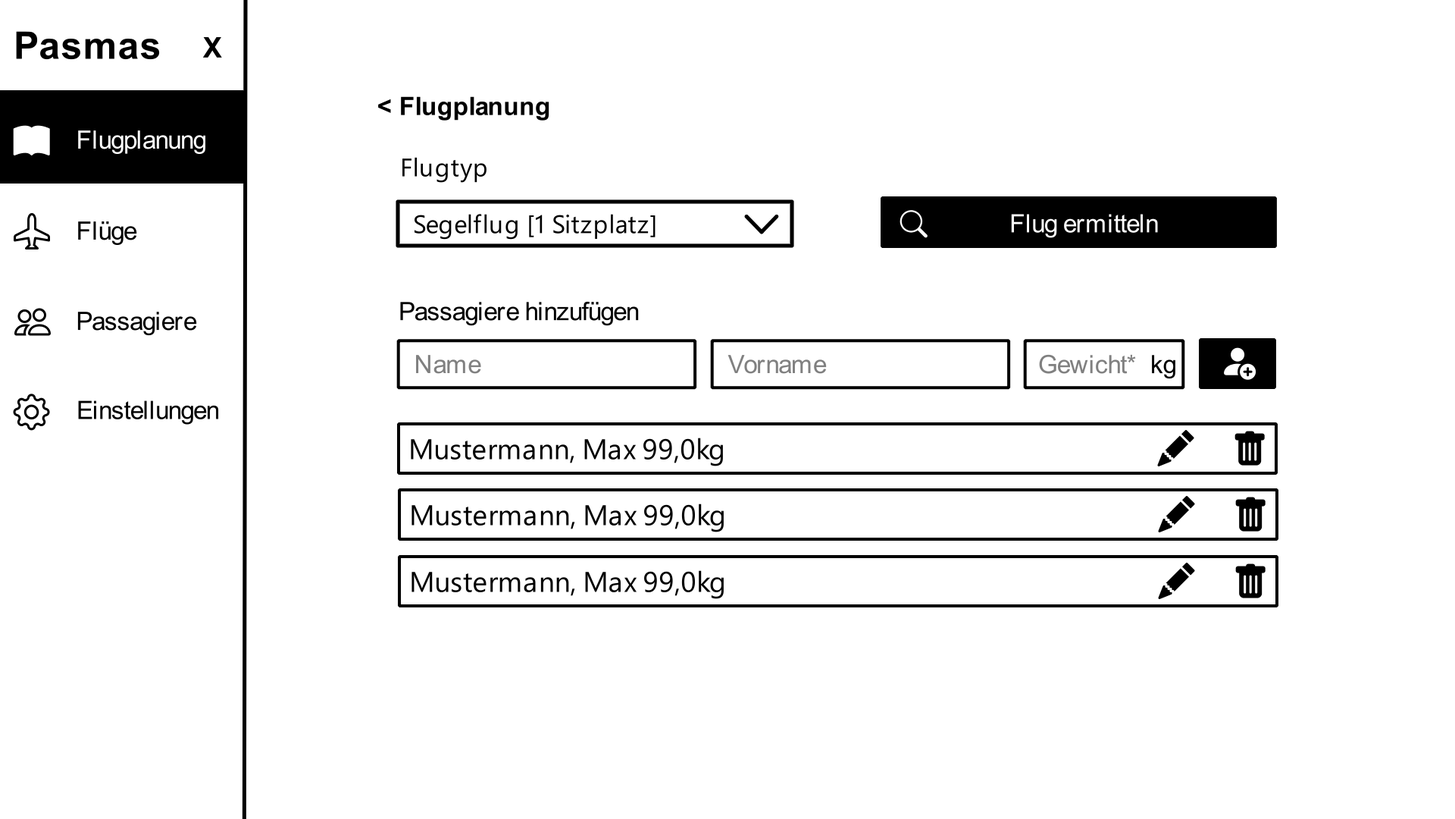
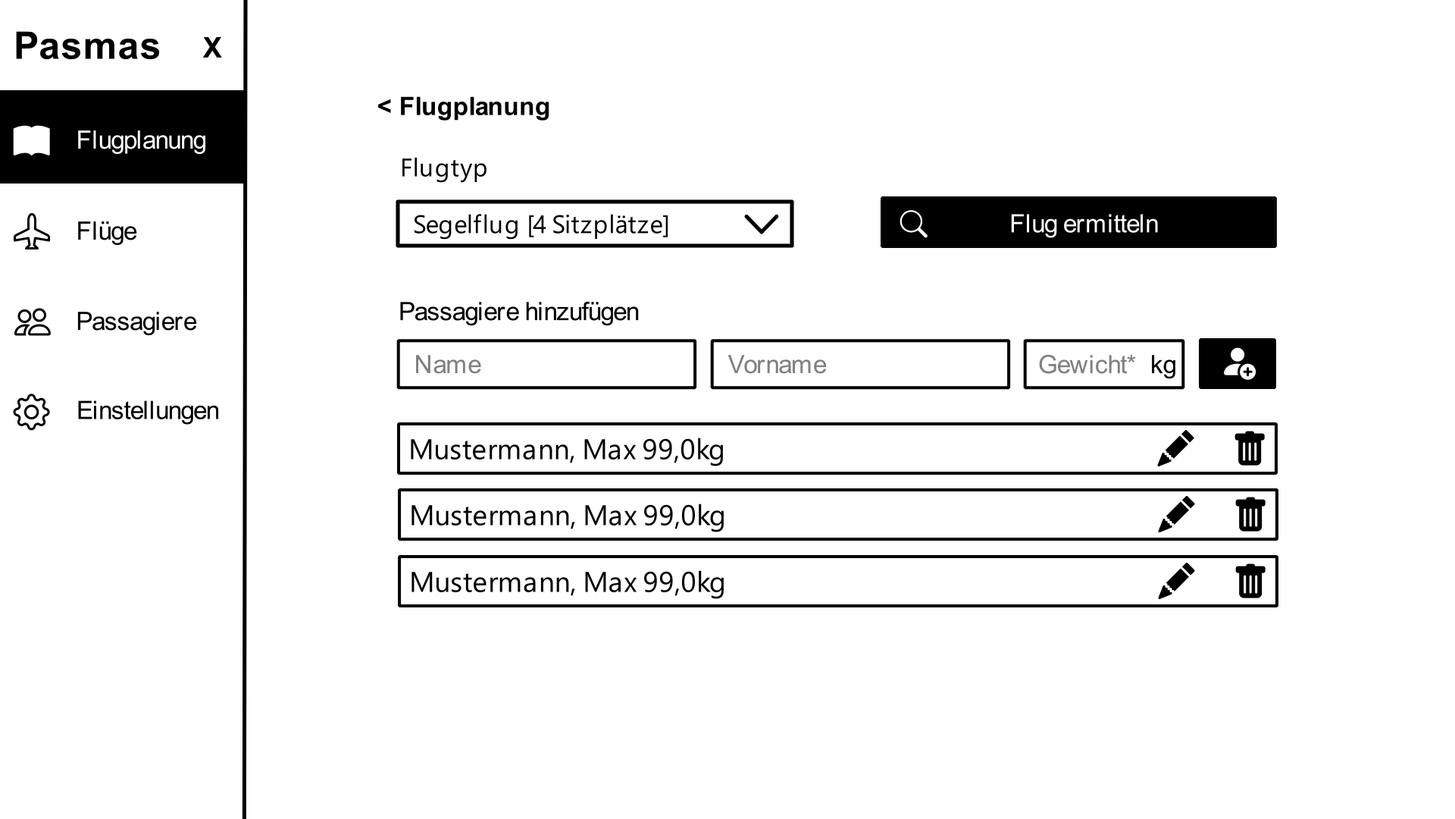
Layers edited between the first and the second 1455x819 image:
pixels changed over [532, 214, 669, 238] (layer not identified)
